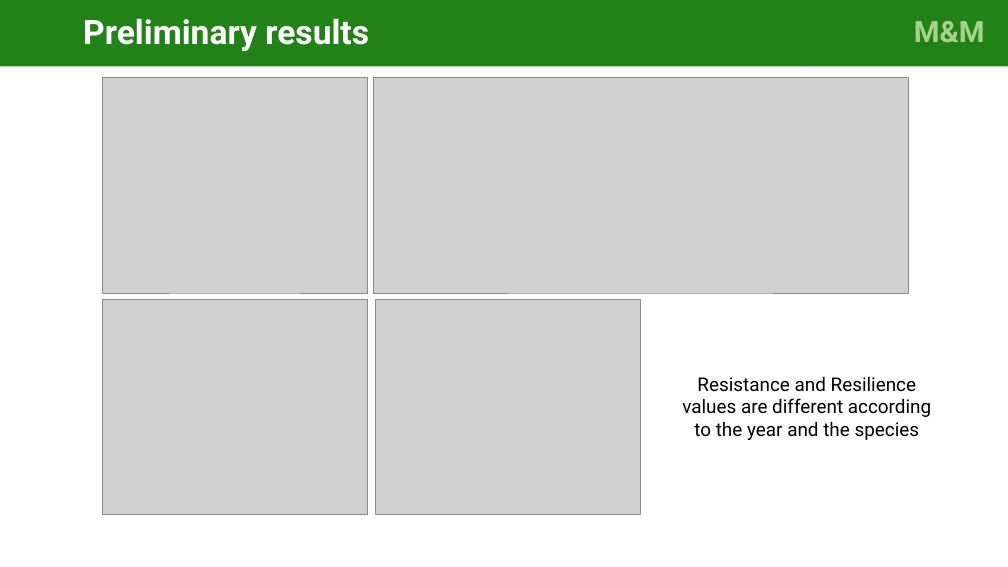
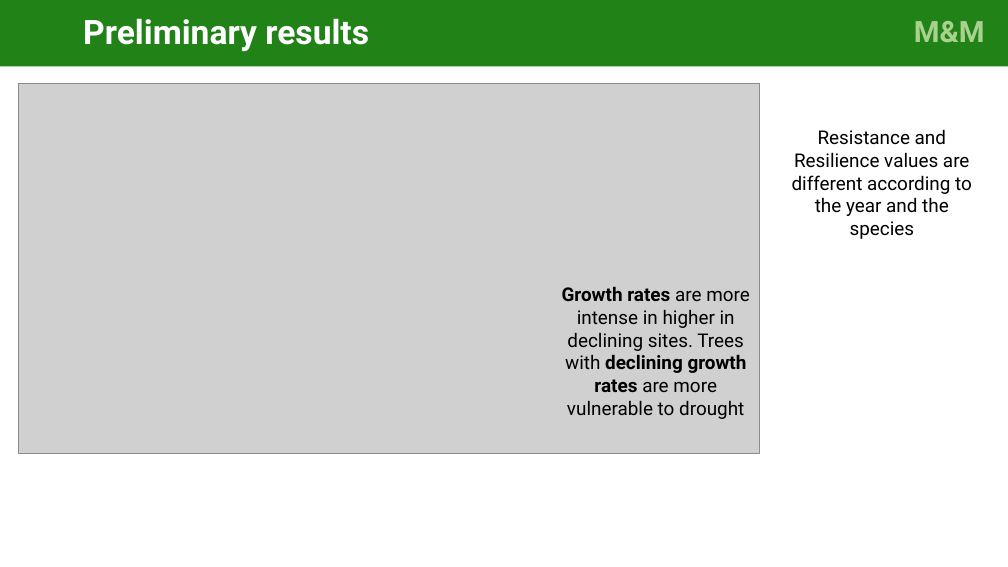
Before and after one commit to cris-fernandez/Tesis_Individuo, a slide deck: slide 19 of 06_ppts/exploratory_analysis_figures_v3-CFB-CG.pptx. Drawn at 1008x567 pixels with LibreOffice and Linux fonts; fonts in the diff are those of the drawing; grey boxes stand for pictures. Boxes give left, top, right and bottom in pixels: in the first picture for what was removed or moved away, otherwise in the second. Text is boxed around its words. In the diff, an @@ line names an element or a change of style, - is before the commit and + after.

```diff
--- a/06_ppts/exploratory_analysis_figures_v3-CFB-CG.pptx
+++ b/06_ppts/exploratory_analysis_figures_v3-CFB-CG.pptx
@@ picture added at [18, 83, 759, 454] @@
@@ picture removed at [102, 78, 368, 293] @@
@@ picture removed at [374, 78, 908, 293] @@
@@ text "Resistance and Resilience values are ..." rewrapped from [682, 376, 931, 440] to [792, 129, 972, 239] @@
@@ picture removed at [102, 299, 368, 514] @@
@@ picture removed at [376, 299, 641, 514] @@
@@ text added at [562, 287, 750, 419], 18 pt, text #000000 @@
+  Growth rates are more intense in higher in declining sites. Trees with declining growth rates are more vulnerable to drought
```
Also in this commit, not shown: 4 other slides changed, 5 other files.
